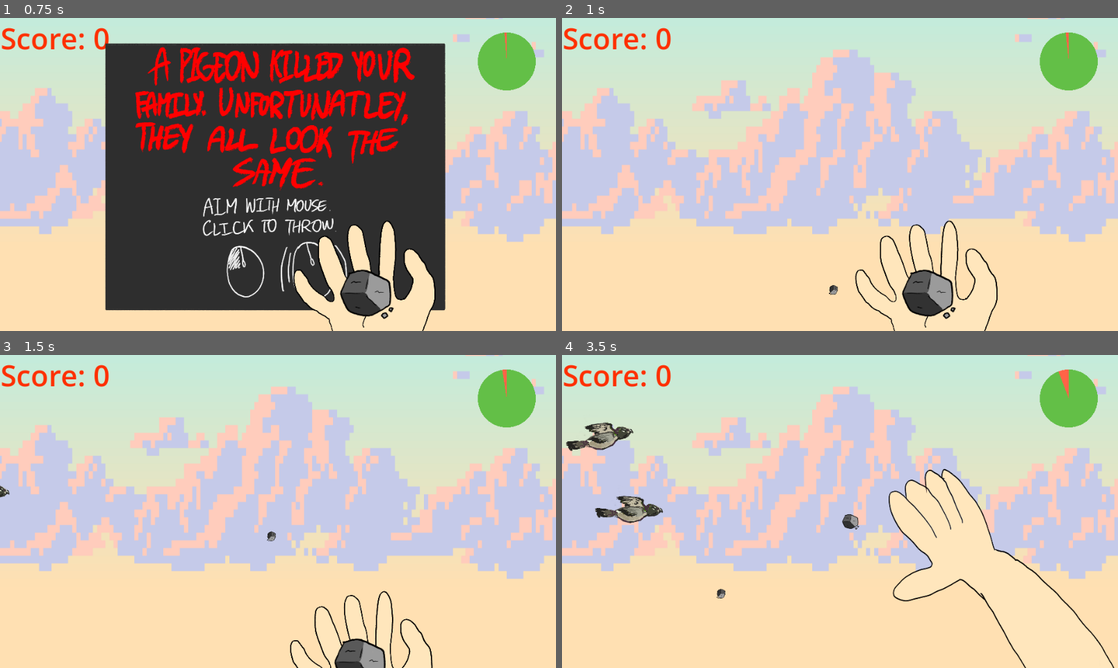
Above: before the commit, frames 1-4 (two rows, left to right).
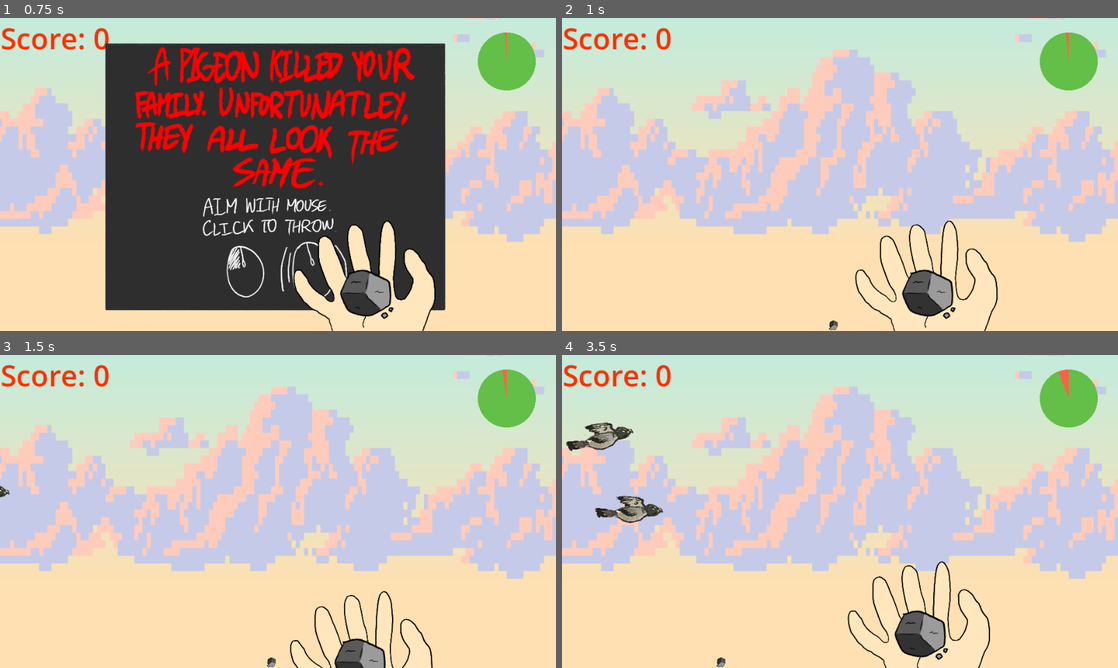
Above: after the commit, the same moments.

Repository: terebigeemu/utsjam
Game: Godot game, scene res://main.tscn
Two runs of this game, one before a commit and one after it. Both use one fixed random seed, a clock stepped at 60 frames per second and the inputs below.
Inputs (mouse positions are in pixels of both pictures, inside the frame that each line leads up to):
- Up to frame 1 (0.75 s): tap Enter at 0.5 s; move the mouse to (400, 158) at 0.52 s; click (400, 158) at 0.6 s
- Up to frame 2 (1 s): no input
- Up to frame 3 (1.5 s): move the mouse to (166, 527) at 1.27 s; click (166, 527) at 1.35 s
- Up to frame 4 (3.5 s): move the mouse to (895, 442) at 2.02 s; click (895, 442) at 2.1 s; move the mouse to (812, 574) at 2.77 s; click (812, 574) at 2.85 s

Frame 1 is identical in both runs. In frame 2, less than 0.1% of the frame differs, in the area x 48-50%, y 85-100%; in frame 3, less than 0.1%; in frame 4, 6.2%, in the area x 27-100%, y 36-100%.

Commit message:
physics changes

Diff:
--- a/main.tscn
+++ b/main.tscn
@@ -7,6 +7,7 @@
 [ext_resource type="Texture2D" uid="uid://chjn5o20jwbp2" path="res://Sprites/rockProjectile.png" id="4_a6jrf"]
 [ext_resource type="Texture2D" uid="uid://tik1yxuxuig0" path="res://Sprites/handThrowNew/PNGSet/PNG_0001.png" id="5_a6jrf"]
 [ext_resource type="Script" uid="uid://di7voyg60yrjm" path="res://score.gd" id="5_lquwl"]
+[ext_resource type="Script" uid="uid://ca7ani3xw6qjj" path="res://ground_area.gd" id="5_qsp4k"]
 [ext_resource type="Texture2D" uid="uid://dadlptj0be55j" path="res://Sprites/handThrowNew/PNGSet/PNG_0002.png" id="6_xuqvo"]
 [ext_resource type="Texture2D" uid="uid://bpn65n1hnonii" path="res://Sprites/handThrowNew/PNGSet/PNG_0003.png" id="7_qsp4k"]
 [ext_resource type="Texture2D" uid="uid://dj7lxn1gyksi0" path="res://Sprites/handThrowNew/PNGSet/PNG_0004.png" id="8_kq58d"]
@@ -47,6 +48,8 @@
 [sub_resource type="RectangleShape2D" id="RectangleShape2D_w7tit"]
 size = Vector2(973.5, 32)
 
+[sub_resource type="RectangleShape2D" id="RectangleShape2D_u8bke"]
+
 [sub_resource type="PhysicsMaterial" id="PhysicsMaterial_5vw27"]
 friction = 0.75
 bounce = 0.3
@@ -87,7 +90,7 @@
 "duration": 1.0,
 "texture": ExtResource("15_facbu")
 }],
-"loop": false,
+"loop": 0,
 "name": &"default",
 "speed": 10.0
 }]
@@ -128,7 +131,7 @@
 "duration": 1.0,
 "texture": ExtResource("26_wnkbs")
 }],
-"loop": false,
+"loop": 0,
 "name": &"default",
 "speed": 10.0
 }]
@@ -216,6 +219,14 @@
 scale = Vector2(1.0800074, 1)
 shape = SubResource("RectangleShape2D_w7tit")
 
+[node name="GroundDetector" type="Area2D" parent="GroundArea" unique_id=90346162]
+script = ExtResource("5_qsp4k")
+
+[node name="CollisionShape2D" type="CollisionShape2D" parent="GroundArea/GroundDetector" unique_id=1968188388]
+position = Vector2(478.00003, 526)
+scale = Vector2(48.878353, -0.6470294)
+shape = SubResource("RectangleShape2D_u8bke")
+
 [node name="CelingArea" type="Area2D" parent="." unique_id=1181956362]
 position = Vector2(-53, -562)
 scale = Vector2(1.1369987, 0.9965369)
@@ -296,9 +307,11 @@
 [node name="AnimationPlayer" type="AnimationPlayer" parent="Multiplier" unique_id=1689954653]
 unique_name_in_owner = true
 libraries/ = SubResource("AnimationLibrary_seu75")
+
 [node name="Timer" type="Node2D" parent="." unique_id=820777360]
 script = ExtResource("23_d13ii")
 
 [connection signal="body_entered" from="Ball" to="Ball" method="_on_body_entered"]
+[connection signal="body_entered" from="GroundArea/GroundDetector" to="GroundArea/GroundDetector" method="_on_body_entered"]
 [connection signal="timeout" from="SpawnTimer" to="." method="_on_spawn_timer_timeout"]
 [connection signal="animation_finished" from="PersonParallax/Hand" to="PersonParallax/Hand" method="_on_animation_finished"]
--- a/test/test_bird.tscn
+++ b/test/test_bird.tscn
@@ -13,7 +13,7 @@
 [sub_resource type="SpriteFrames" id="SpriteFrames_s3r25"]
 animations = [{
 "frames": [],
-"loop": true,
+"loop": 1,
 "name": &"dead",
 "speed": 5.0
 }, {
@@ -30,7 +30,7 @@
 "duration": 1.0,
 "texture": ExtResource("5_xxiod")
 }],
-"loop": false,
+"loop": 0,
 "name": &"flap",
 "speed": 10.0
 }]
Not shown: 1 places in main.tscn that only renumber resources
